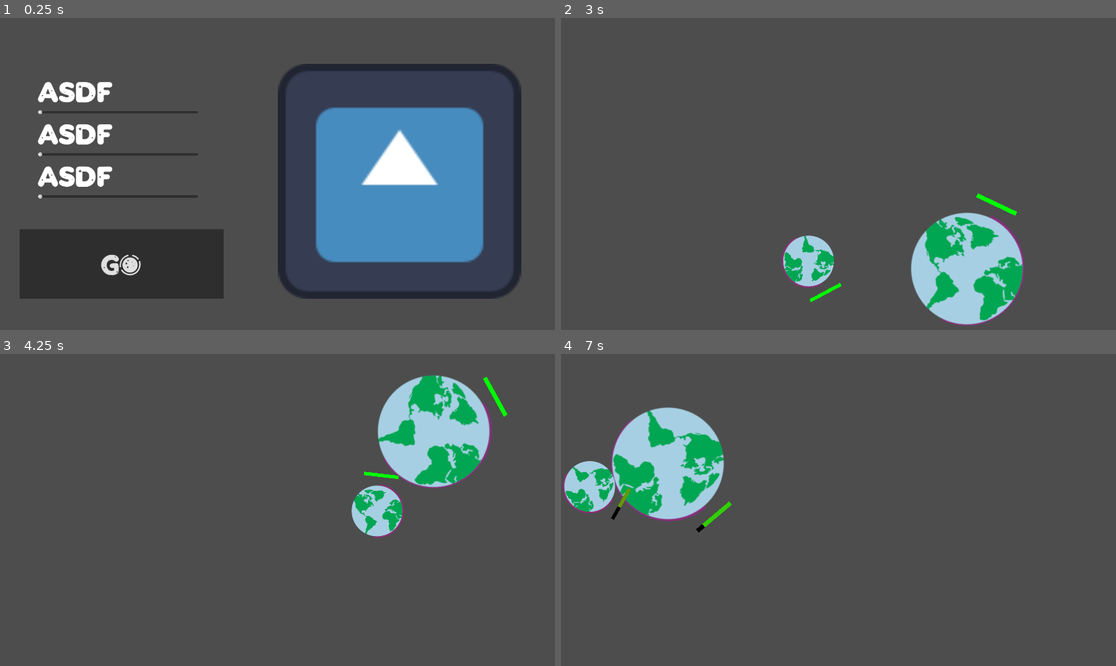
Above: before the commit, frames 1-4 (two rows, left to right).
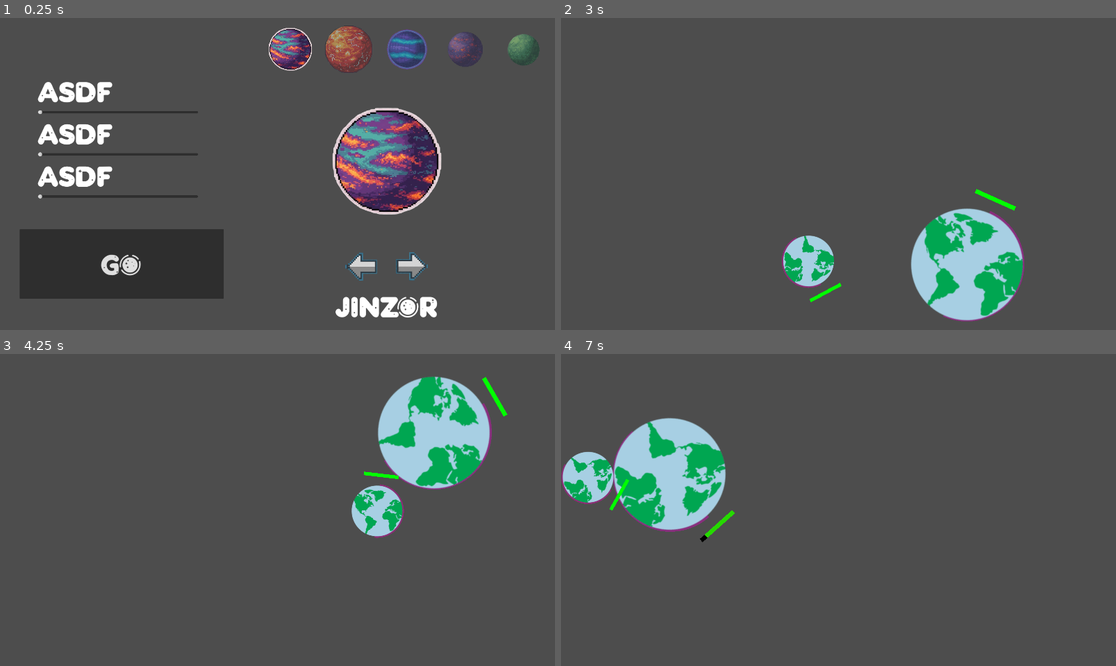
Above: after the commit, the same moments.

Repository: apomyl/ball-game
Game: Godot game, scene res://ui/creation.tscn
Two runs of this game, one before a commit and one after it. Both use one fixed random seed, a clock stepped at 60 frames per second and the inputs below. This scene is started directly instead of the project's main scene. The engine's default icon, where the game draws it, is replaced by a stand-in: a white triangle on a blue panel in a dark square.
Inputs (mouse positions are in pixels of both pictures, inside the frame that each line leads up to):
- Up to frame 1 (0.25 s): no input
- Up to frame 2 (3 s): click (921, 267) at 0.52 s; click (971, 267) at 1.27 s; click "go" at 2 s
- Up to frame 3 (4.25 s): no input
- Up to frame 4 (7 s): no input

The runs differ from the first frame. In frame 1, 23% of the frame differs, in the area x 48-98%, y 2-96%; in frame 2, 2.3%; in frame 3, 1.2%; in frame 4, 5.1%.

Commit message:
scrolls planets on creation

Diff:
--- /dev/null
+++ b/ball-game/ball.tscn
@@ -0,0 +1,34 @@
+[gd_scene format=3 uid="uid://dgw4tkllph668"]
+
+[ext_resource type="Script" uid="uid://cj7xrkful52ur" path="res://ballscript.gd" id="1_41u45"]
+[ext_resource type="Texture2D" uid="uid://37iovauvy1v1" path="res://earth.png" id="1_x8fbi"]
+
+[sub_resource type="PhysicsMaterial" id="PhysicsMaterial_cbx31"]
+friction = 0.0
+bounce = 1.0
+
+[sub_resource type="CircleShape2D" id="CircleShape2D_cbx31"]
+radius = 191.53
+
+[node name="Ball" type="RigidBody2D" unique_id=612661867]
+physics_material_override = SubResource("PhysicsMaterial_cbx31")
+gravity_scale = 0.0
+linear_damp_mode = 1
+angular_damp_mode = 1
+script = ExtResource("1_41u45")
+
+[node name="Shape" type="CollisionShape2D" parent="." unique_id=1970132477]
+shape = SubResource("CircleShape2D_cbx31")
+
+[node name="CollisionPolygon2D" type="CollisionPolygon2D" parent="." unique_id=1964538969]
+modulate = Color(1, 0, 0, 1)
+self_modulate = Color(1, 0, 0, 1)
+top_level = true
+polygon = PackedVector2Array(0, 0, 2, -196, 55, -187, 98, -167, 140, -136, 172, -96, 192, -48, 199, -1, 192, 52, 168, 105, 136, 146, 97, 176, 49, 194, -1, 199, 0, 0)
+
+[node name="Image" type="Sprite2D" parent="." unique_id=1652644095]
+position = Vector2(1.9999695, 1.9999962)
+scale = Vector2(2.2, 2.2)
+texture = ExtResource("1_x8fbi")
+
+[connection signal="body_entered" from="." to="." method="_on_body_entered"]
--- /dev/null
+++ b/ball-game/planets/jupiter.tscn
@@ -0,0 +1,9 @@
+[gd_scene format=3 uid="uid://gxbai13mkeje"]
+
+[node name="Jupiter" type="Control" unique_id=1898940841]
+layout_mode = 3
+anchors_preset = 15
+anchor_right = 1.0
+anchor_bottom = 1.0
+grow_horizontal = 2
+grow_vertical = 2
--- a/ball-game/ui/creation.tscn
+++ b/ball-game/ui/creation.tscn
@@ -2,7 +2,9 @@
 
 [ext_resource type="Theme" uid="uid://bp6vqjk6b7nwq" path="res://assets/theme.tres" id="1_lotrb"]
 [ext_resource type="Script" uid="uid://ds05vrvc0rtms" path="res://ui/creation.gd" id="1_vusna"]
-[ext_resource type="Texture2D" uid="uid://dh6nngnb864rd" path="res://icon.svg" id="2_shs6h"]
+[ext_resource type="Script" uid="uid://cj4ih16vgpbmq" path="res://ui/planet_selector.gd" id="3_vusna"]
+[ext_resource type="Texture2D" uid="uid://di3ty4hop2e8t" path="res://assets/left.png" id="4_451v5"]
+[ext_resource type="Texture2D" uid="uid://cbfeibxxgvph4" path="res://assets/right.png" id="5_fkntm"]
 
 [node name="Creation" type="Control" unique_id=866555154]
 layout_mode = 3
@@ -52,13 +54,69 @@
 layout_mode = 2
 theme = ExtResource("1_lotrb")
 
-[node name="TextureRect" type="TextureRect" parent="." unique_id=1813098218]
+[node name="Planet Selector" type="Control" parent="." unique_id=1041985243]
+anchors_preset = 0
+offset_left = 950.0
+offset_right = 1731.0
+offset_bottom = 823.0
+script = ExtResource("3_vusna")
+
+[node name="HBoxContainer" type="HBoxContainer" parent="Planet Selector" unique_id=159931920]
+clip_contents = true
+custom_minimum_size = Vector2(0, 300)
+layout_mode = 1
+offset_left = -45.00006
+offset_right = 2110.0
+offset_bottom = 542.49994
+scale = Vector2(0.4, 0.4)
+
+[node name="Planet" type="TextureRect" parent="Planet Selector" unique_id=1653421733]
+custom_minimum_size = Vector2(0, 500)
 layout_mode = 0
-offset_left = 962.0
-offset_top = 158.0
-offset_right = 1803.0
-offset_bottom = 972.0
-texture = ExtResource("2_shs6h")
+offset_left = 140.0
+offset_top = 246.0
+offset_right = 640.0
+offset_bottom = 746.0
+size_flags_vertical = 3
+stretch_mode = 4
+
+[node name="LeftButton" type="TextureButton" parent="Planet Selector" unique_id=516673160]
+custom_minimum_size = Vector2(50, 50)
+layout_mode = 0
+offset_left = 239.0
+offset_top = 801.0
+offset_right = 731.0
+offset_bottom = 1296.0
+scale = Vector2(0.25, 0.25)
+size_flags_horizontal = 4
+size_flags_vertical = 4
+texture_normal = ExtResource("4_451v5")
+
+[node name="RightButton" type="TextureButton" parent="Planet Selector" unique_id=144966398]
+custom_minimum_size = Vector2(50, 50)
+layout_mode = 0
+offset_left = 415.0
+offset_top = 800.0
+offset_right = 889.0
+offset_bottom = 1279.0
+scale = Vector2(0.25, 0.25)
+size_flags_horizontal = 4
+size_flags_vertical = 0
+texture_normal = ExtResource("5_fkntm")
+
+[node name="Name" type="RichTextLabel" parent="Planet Selector" unique_id=1329680754]
+layout_mode = 0
+offset_left = 111.0
+offset_top = 904.0
+offset_right = 668.0
+offset_bottom = 1090.0
+size_flags_vertical = 3
+theme = ExtResource("1_lotrb")
+bbcode_enabled = true
+text = "Sample"
+fit_content = true
+horizontal_alignment = 1
+vertical_alignment = 1
 
 [node name="Go" type="Button" parent="." unique_id=1231940784]
 layout_mode = 0
--- /dev/null
+++ b/ball-game/ui/planet_selector.gd
@@ -0,0 +1,109 @@
+extends Control
+
+@onready var name_label: RichTextLabel = $Name
+@onready var planet_tex: TextureRect = $Planet
+@onready var left_btn: TextureButton = $LeftButton
+@onready var right_btn: TextureButton = $RightButton
+@onready var thumbs: HBoxContainer = $HBoxContainer
+
+
+var planets := [
+{ "name": "Jinzor", "tex": preload("res://assets/exoplanet1.png") },
+{ "name": "Pacoria IX", "tex": preload("res://assets/exoplanet2.png") },
+{ "name": "Apostis Major", "tex": preload("res://assets/exoplanet3.png") },
+{ "name": "Selenara", "tex": preload("res://assets/exoplanet4.png") },
+{ "name": "Sangor Prime", "tex": preload("res://assets/exoplanet5.png") },
+]
+
+var index: int = 0
+var is_animating: bool = false
+var thumb_buttons: Array[TextureButton] = []
+func _ready() -> void:
+	left_btn.pressed.connect(_on_left_pressed)
+	right_btn.pressed.connect(_on_right_pressed)
+	build_thumbnails()
+	apply_planet(index, true)
+
+func _on_left_pressed() -> void:
+	change_index(-1)
+func _on_right_pressed() -> void:
+	change_index(1)
+
+func build_thumbnails() -> void:
+# Clear existing thumbnails
+	for c in thumbs.get_children():
+		c.queue_free()
+	thumb_buttons.clear()
+	# Build new
+	for i in range(planets.size()):
+		var b := TextureButton.new()
+		b.texture_normal = planets[i]["tex"]
+		b.stretch_mode = TextureButton.STRETCH_KEEP_ASPECT_CENTERED
+		b.custom_minimum_size = Vector2(140, 90)
+		b.focus_mode = Control.FOCUS_NONE
+		b.modulate = Color(1, 1, 1, 0.55)
+		# IMPORTANT: capture i into a local variable so the lambda uses the correct value
+		var idx := i
+		b.pressed.connect(func():
+			if is_animating:
+				return
+			animate_to(idx)
+			)
+		thumbs.add_child(b)
+		thumb_buttons.append(b)
+
+func change_index(dir: int) -> void:
+	if is_animating:
+		return
+
+	var new_index := (index + dir) % planets.size()
+	if new_index < 0:
+		new_index = planets.size() - 1
+	animate_to(new_index)
+
+func animate_to(new_index: int) -> void:
+	if is_animating:
+		return
+	is_animating = true
+	# Flick animation:
+	# 1) shrink + fade out
+	# 2) swap
+	# 3) bounce back in
+	var t := create_tween()
+	t.set_trans(Tween.TRANS_QUAD)
+	t.set_ease(Tween.EASE_IN)
+	t.tween_property(planet_tex, "scale", Vector2(0.75, 0.75), 0.10)
+	t.parallel().tween_property(planet_tex, "modulate:a",0.0, 0.10)
+	t.parallel().tween_property(name_label, "modulate:a",0.0, 0.10)
+	# Swap AFTER fade out
+	t.tween_callback(func():
+		apply_planet(new_index, true) # <-- no named argument (fixes your error)
+	)
+	t.set_ease(Tween.EASE_OUT)
+	t.tween_property(planet_tex, "scale", Vector2(1.08, 1.08), 0.12)
+	t.parallel().tween_property(planet_tex, "modulate:a",1.0, 0.12)
+	t.parallel().tween_property(name_label, "modulate:a",1.0, 0.12)
+	t.tween_property(planet_tex, "scale", Vector2(1.0, 1.0), 0.08)
+	t.tween_callback(func():
+		is_animating = false
+	)
+
+func apply_planet(i: int, instant: bool = false) -> void:
+	index = i
+	planet_tex.texture = planets[index]["tex"]
+	name_label.text = planets[index]["name"]
+	update_thumbnail_highlight()
+	if instant:
+		planet_tex.scale = Vector2.ONE
+		planet_tex.modulate.a = 1.0
+		name_label.modulate.a = 1.0
+
+func update_thumbnail_highlight() -> void:
+	for i in range(thumb_buttons.size()):
+		var b := thumb_buttons[i]
+		if i == index:
+			b.modulate = Color(1, 1, 1, 1.0)
+			b.scale = Vector2(1.05, 1.05)
+		else:
+			b.modulate = Color(1, 1, 1, 0.55)
+			b.scale = Vector2(1.0, 1.0)
Binary file added: ball-game/assets/exoplanet1.png
Not shown, added: ball-game/assets/exoplanet1.png.import
Binary file added: ball-game/assets/exoplanet2.png
Not shown, added: ball-game/assets/exoplanet2.png.import
Binary file added: ball-game/assets/exoplanet3.png
Not shown, added: ball-game/assets/exoplanet3.png.import
Binary file added: ball-game/assets/exoplanet4.png
Not shown, added: ball-game/assets/exoplanet4.png.import
Binary file added: ball-game/assets/exoplanet5.png
Not shown, added: ball-game/assets/exoplanet5.png.import
Binary file added: ball-game/assets/left.png
Not shown, added: ball-game/assets/left.png.import
(and 3 more such lines)
